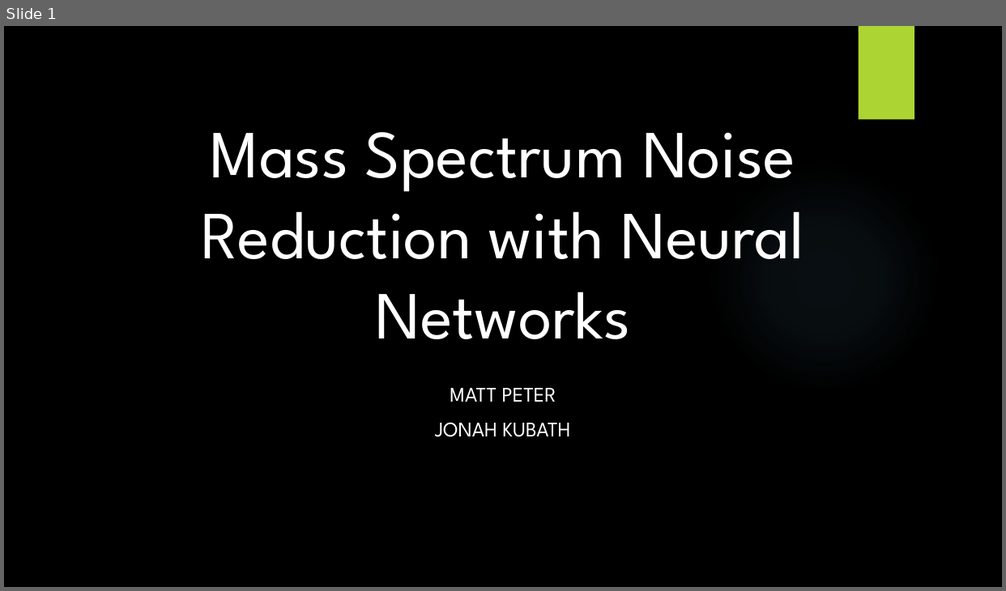
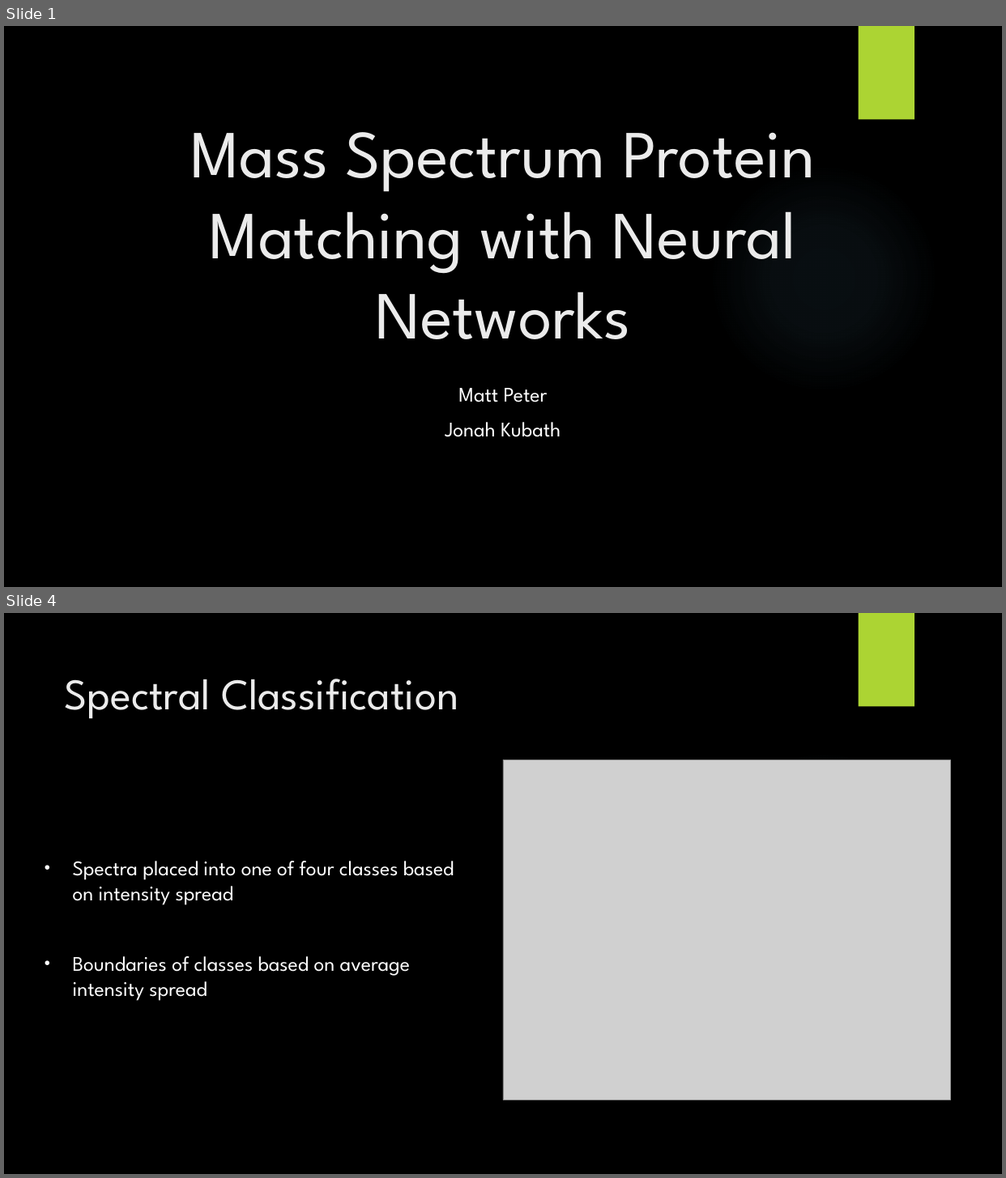
Before and after one commit to jkubath/MS2-Noise-Reduction, a slide deck: Group8.pptx. Shown one above the other, each under a label of ours: slide 1 before the commit, slides 1 and 4 after it; the slides between them are not shown. The pictures are 1006x591 and 1006x1178 pixels, drawn with LibreOffice and Linux fonts; fonts in the diff are those of the drawing; grey boxes stand for pictures; background and template pictures are left out. Boxes give left, top, right and bottom in pixels: in the first picture for what was removed or moved away, otherwise in the second. Text is boxed around its words. In the diff, an @@ line names an element or a change of style, - is before the commit and + after.

```diff
--- a/Group8.pptx
+++ b/Group8.pptx
@@ slide 4 added at (x1=4, y1=613, x2=1002, y2=1174), background picture (left out); not listed: 1 template element that a slide beside it also shows @@
@@ rectangle added at (x1=859, y1=613, x2=914, y2=707), fill #ACD433 @@
@@ title added at (x1=65, y1=679, x2=458, y2=719), 42 pt, text #EBEBEB @@
+Spectral Classification
@@ picture added at (x1=503, y1=760, x2=950, y2=1101) @@
@@ subtitle added at (x1=73, y1=861, x2=454, y2=1001), 20 pt, text #FFFFFF @@
+• Spectra placed into one of four classes based on intensity spread
+• Boundaries of classes based on average intensity spread
@@ slide 1 changed as well @@
@@ title at (x1=190, y1=132, x2=815, y2=339): text changed; text colour #FFFFFF to #EBEBEB @@
-Mass Spectrum Noise Reduction with Neural Networks
+Mass Spectrum Protein Matching with Neural Networks
@@ subtitle at (x1=445, y1=388, x2=560, y2=437): text changed @@
-MATT PETER
-JONAH KUBATH
+Matt Peter
+Jonah Kubath
```
Also in this commit, not shown: 8 other slides added.
